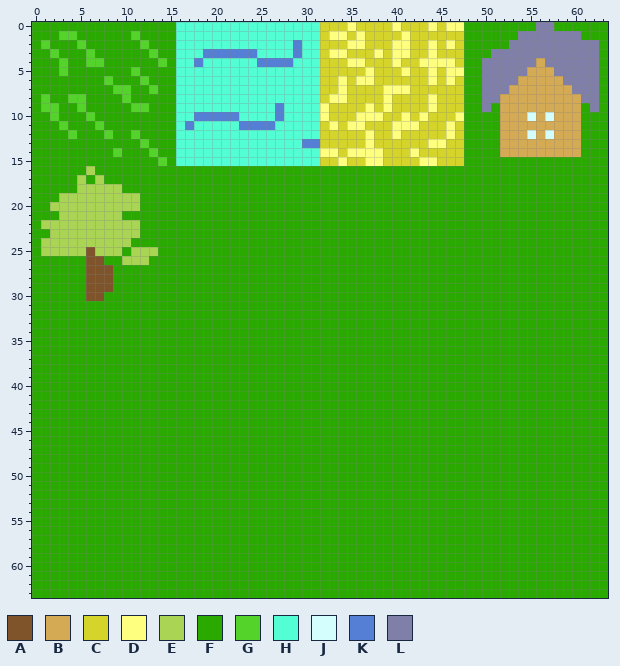
One commit to this pixel-art sprite: scenes/colony/tiletiles.png. This is how it looked before the edit.
The file is 64x64 pixels.
Palette (. is transparent): A #7f542a  B #d4aa54  C #d4d42a  D #fefe7f  E #aad454  F #2aaa00  G #54d42a  H #54fed4  J #d4fefe  K #547fd4  L #7f7faa
New version:
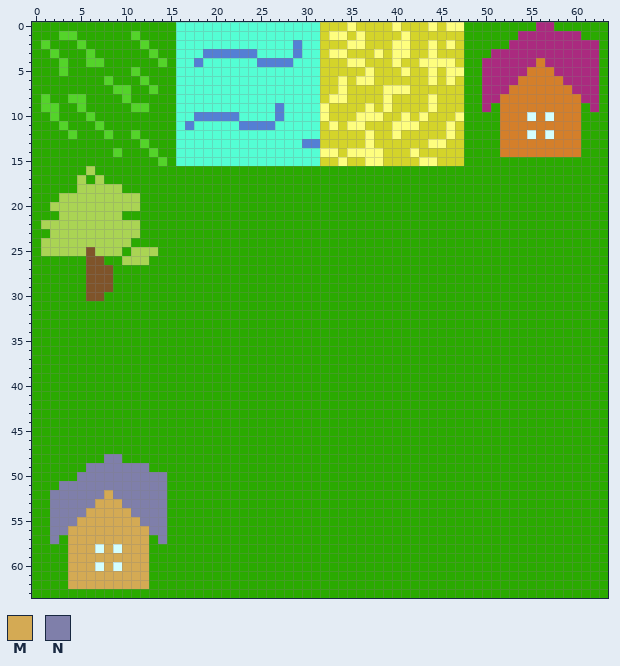
Colours new in this view: M #d4aa54  N #7f7faa
The exact change:
{"colour":"B","old":"#d4aa54","new":"#d47f2a"}
{"colour":"L","old":"#7f7faa","new":"#aa2a7f"}
{"y":48,"x":8,"old":"FF","new":"NN"}
{"y":49,"x":6,"old":"FFFFFFF","new":"NNNNNNN"}
{"y":50,"x":5,"old":"FFFFFFFFFF","new":"NNNNNNNNNN"}
{"y":51,"x":3,"old":"FFFFFFFFFFFF","new":"NNNNNNNNNNNN"}
{"y":52,"x":2,"old":"FFFFFFFFFFFFF","new":"NNNNNNMNNNNNN"}
{"y":53,"x":2,"old":"FFFFFFFFFFFFF","new":"NNNNNMMMNNNNN"}
{"y":54,"x":2,"old":"FFFFFFFFFFFFF","new":"NNNNMMMMMNNNN"}
{"y":55,"x":2,"old":"FFFFFFFFFFFFF","new":"NNNMMMMMMMNNN"}
{"y":56,"x":2,"old":"FFFFFFFFFFFFF","new":"NNMMMMMMMMMNN"}
{"y":57,"x":2,"old":"F","new":"N"}
{"y":57,"x":4,"old":"FFFFFFFFF","new":"MMMMMMMMM"}
{"y":57,"x":14,"old":"F","new":"N"}
{"y":58,"x":4,"old":"FFFFFFFFF","new":"MMMJMJMMM"}
{"y":59,"x":4,"old":"FFFFFFFFF","new":"MMMMMMMMM"}
{"y":60,"x":4,"old":"FFFFFFFFF","new":"MMMJMJMMM"}
{"y":61,"x":4,"old":"FFFFFFFFF","new":"MMMMMMMMM"}
{"y":62,"x":4,"old":"FFFFFFFFF","new":"MMMMMMMMM"}
